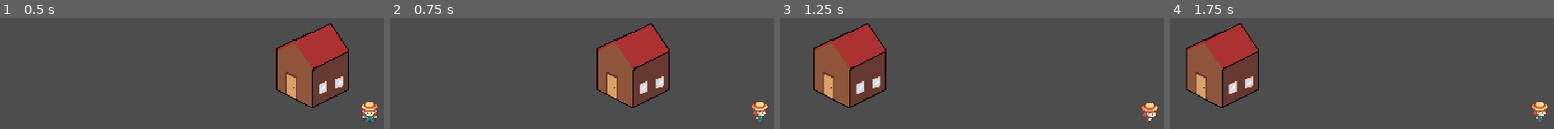
Above: before the commit, frames 1-4 (left to right).
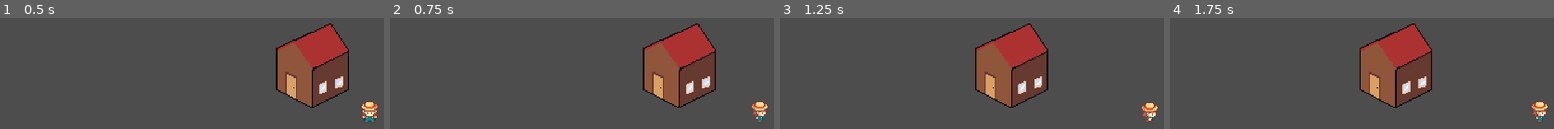
Above: after the commit, the same moments.

Repository: PatCrane/farming-game-demo
Game: Godot game, scene res://scenes/level/game.tscn
The game is run twice, just before and just after one commit, with the same random seed, the same clock (stepped at 60 frames per second) and the same inputs.
Inputs:
- Up to frame 1 (0.5 s): no input
- Up to frame 2 (0.75 s): tap Enter at 0.5 s; hold D (right) from 0.53 s (still down)
- Up to frame 3 (1.25 s): keep holding D (right)
- Up to frame 4 (1.75 s): release D (right) at 1.28 s; hold Q (tool_backward, bound only after the commit) from 1.28 s (still down)

Frame 1 is identical in both runs. In frame 2, 18% of the frame differs, in the area x 53-85%, y 5-81%; in frame 3, 22%, in the area x 8-70%, y 5-81%; in frame 4, 22%.

Commit message:
tool enums

Diff:
--- a/project.godot
+++ b/project.godot
@@ -42,6 +42,16 @@
 "events": [Object(InputEventKey,"resource_local_to_scene":false,"resource_name":"","device":-1,"window_id":0,"alt_press …(192 unchanged characters)…
 ]
 }
+tool_forward={
+"deadzone": 0.2,
+"events": [Object(InputEventKey,"resource_local_to_scene":false,"resource_name":"","device":-1,"window_id":0,"alt_pressed":false,"shift_pressed":false,"ctrl_pressed":false,"meta_pressed":false,"pressed":false,"keycode":0,"physical_keycode":69,"key_label":0,"unicode":101,"location":0,"echo":false,"script":null)
+]
+}
+tool_backward={
+"deadzone": 0.2,
+"events": [Object(InputEventKey,"resource_local_to_scene":false,"resource_name":"","device":-1,"window_id":0,"alt_pressed":false,"shift_pressed":false,"ctrl_pressed":false,"meta_pressed":false,"pressed":false,"keycode":0,"physical_keycode":81,"key_label":0,"unicode":113,"location":0,"echo":false,"script":null)
+]
+}
 
 [rendering]
 
--- a/scenes/player/player.gd
+++ b/scenes/player/player.gd
@@ -3,9 +3,12 @@
 @onready var move_state_machine: AnimationNodeStateMachinePlayback = $AnimationTree.get("parameters/MoveStateMachine/playback")
 
 var direction: Vector2
-var speed := 300
+var speed := 100
 
-func _physics_process(delta: float) -> void:
+enum Tools {HOE, AXE, WATER}
+var current_tool: Tools = Tools.AXE
+
+func _physics_process(_delta: float) -> void:
 	get_input()
 	velocity = direction * speed
 	move_and_slide()
@@ -14,6 +17,10 @@
 func get_input():
 	direction = Input.get_vector("left", "right", "up", "down")
 
+	if Input.is_action_just_pressed("tool_forward") or Input.is_action_just_pressed("tool_backward"):
+		var tool_diraction = Input.get_axis("tool_backward", "tool_forward") as int
+		current_tool = posmod(current_tool + tool_diraction, Tools.size()) as Tools
+		print(current_tool)
 
 func animation():
 	if direction:
